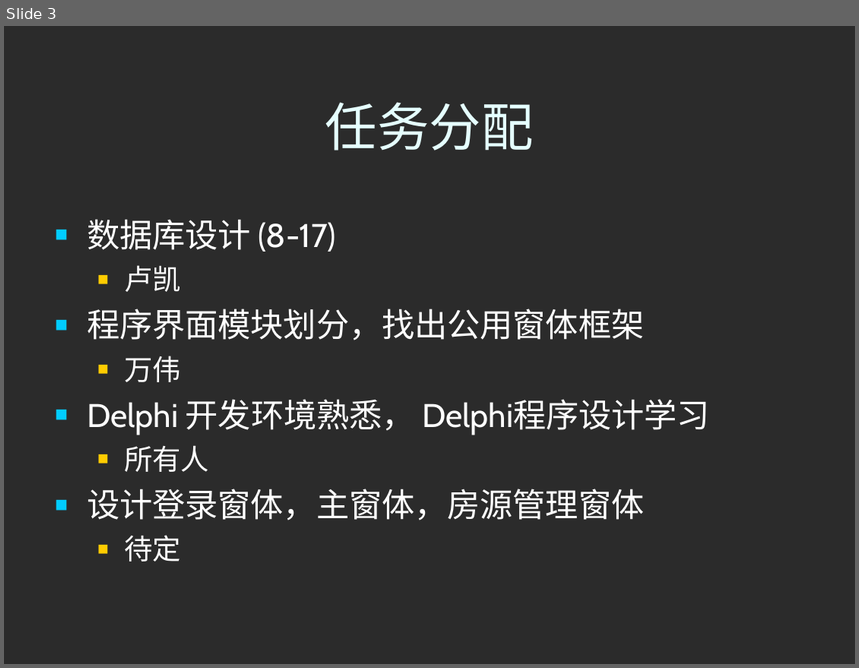
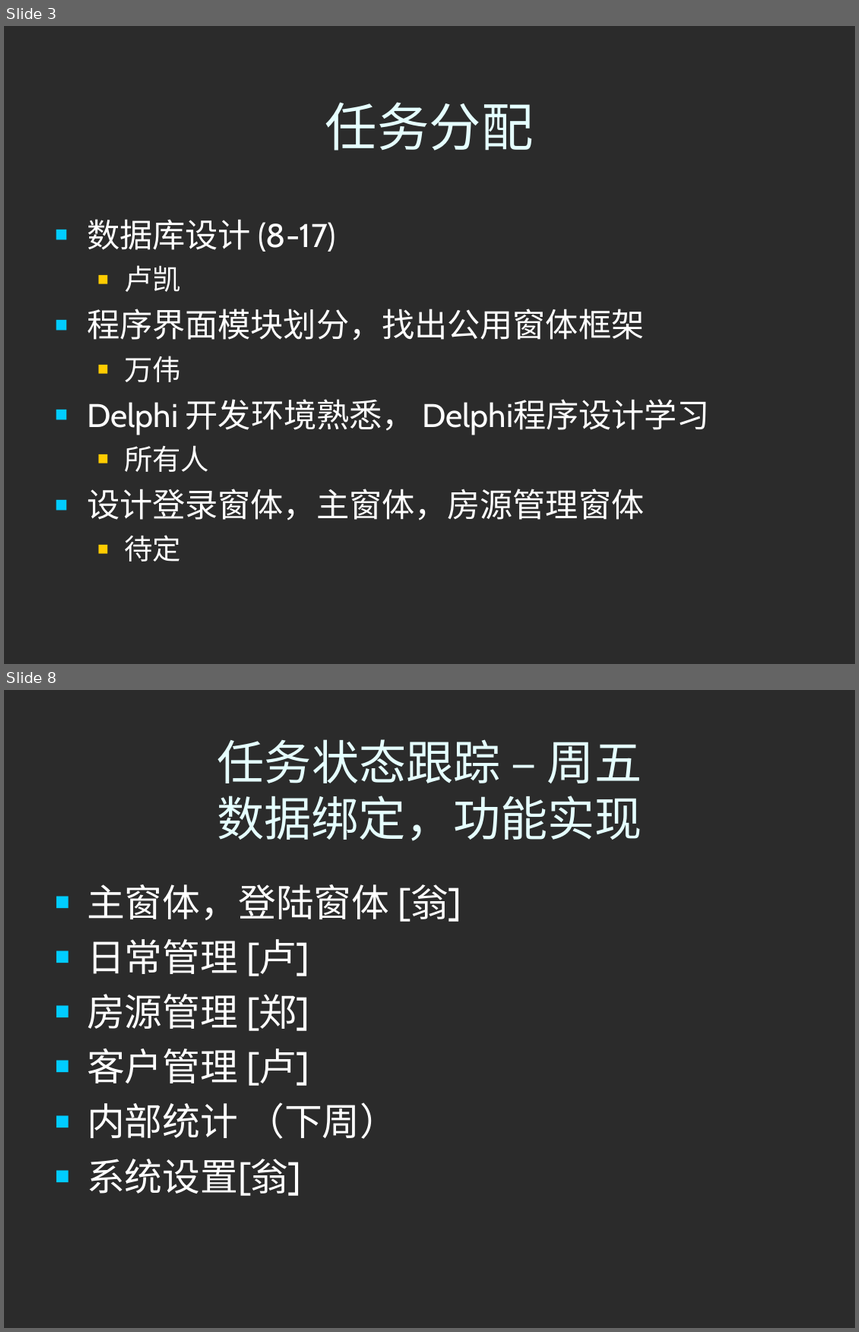
Before and after one commit to honj51/ideacode, a slide deck: doc/工作计划/2009Week34.ppt. Shown one above the other, each under a label of ours: slide 3 before the commit, slides 3 and 8 after it; the slides between them are not shown. The pictures are 859x668 and 859x1332 pixels, drawn with LibreOffice and Linux fonts; fonts in the diff are those of the drawing; background and template pictures are left out; a plain dark background stands for a picture behind light text. Boxes give left, top, right and bottom in pixels: in the first picture for what was removed or moved away, otherwise in the second. Text is boxed around its words. In the diff, an @@ line names an element or a change of style, - is before the commit and + after.

```diff
--- a/doc/工作计划/2009Week34.ppt
+++ b/doc/工作计划/2009Week34.ppt
@@ slide 8 added at (x1=4, y1=690, x2=855, y2=1328), background picture (left out) @@
@@ title added at (x1=217, y1=739, x2=642, y2=841), 40 pt, text #E5FFFF @@
+任务状态跟踪 – 周五
+数据绑定，功能实现
@@ text added at (x1=87, y1=885, x2=462, y2=1196), 32 pt, text #FFFFFF @@
+■ 主窗体，登陆窗体 [翁]
+■ 日常管理 [卢]
+■ 房源管理 [郑]
+■ 客户管理 [卢]
+■ 内部统计 （下周）
+■ 系统设置[翁]
```
Also in this commit, not shown: 4 slides changed.
